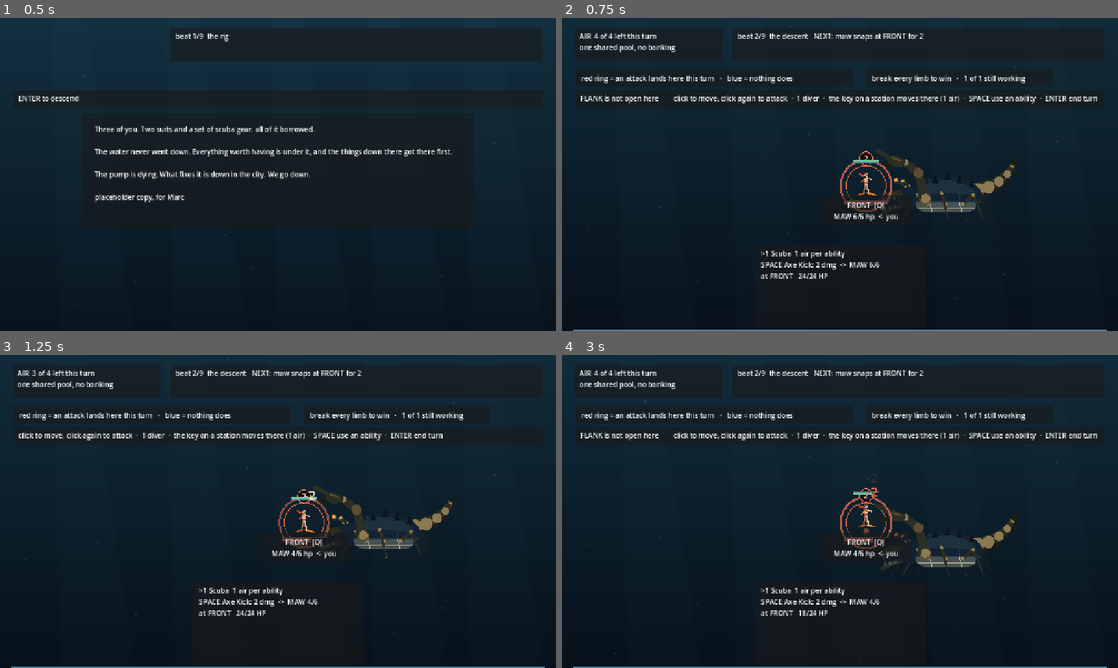
Above: before the commit, frames 1-4 (two rows, left to right).
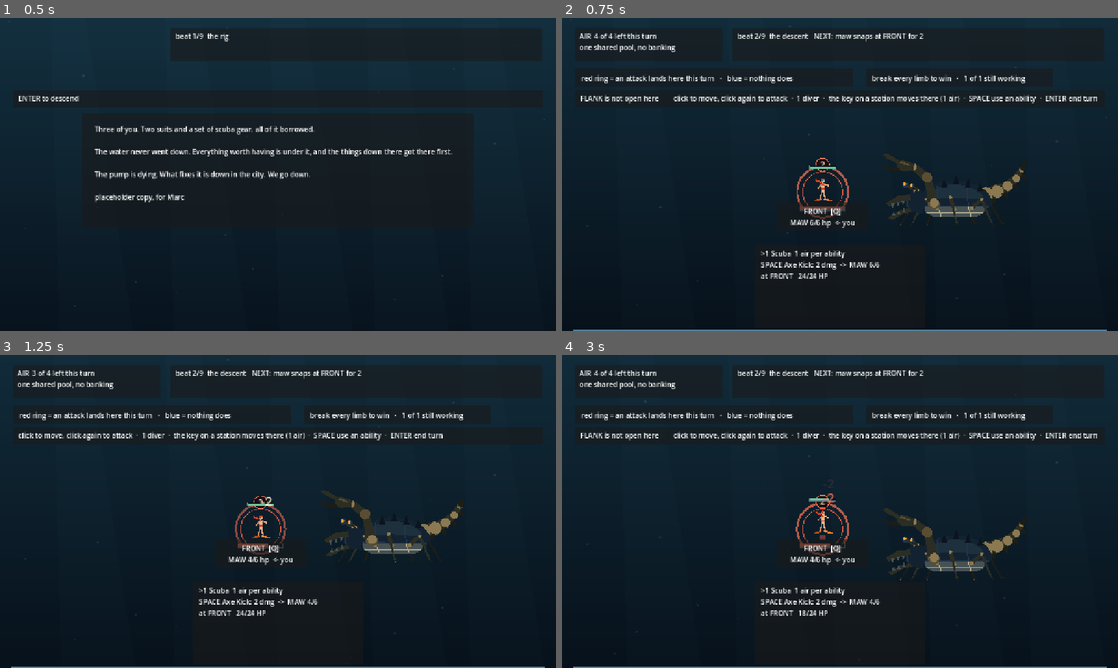
Above: after the commit, the same moments.

Repository: ImmortalDemonGod/salvage
Game: Godot game, scene res://game/main.tscn
Same seed, same stepped clock (60 frames per second), same inputs: the game is played once before the commit and once after it.
Inputs (mouse positions are in pixels of both pictures, inside the frame that each line leads up to):
- Up to frame 1 (0.5 s): no input
- Up to frame 2 (0.75 s): tap Enter at 0.5 s; move the mouse to (962, 158) at 0.52 s; hold W from 0.53 s (still down); tap 1 at 0.6 s; click (962, 158) at 0.67 s
- Up to frame 3 (1.25 s): keep holding W; tap Space at 0.77 s
- Up to frame 4 (3 s): release W at 1.25 s; tap Enter at 1.25, 2, 2.75 s; drag from (728, 527) to (812, 574) at 1.27 s; move the mouse to (895, 442) at 2.02 s; hold W 2.03-2.75 s; tap 3 at 2.1 s; drag from (812, 574) to (673, 464) at 2.77 s

Frame 1 is identical in both runs. In frame 2, 2.9% of the frame differs, in the area x 41-83%, y 41-68%; in frame 3, 2.9%; in frame 4, 3.0%, in the area x 41-83%, y 38-72%.

Commit message:
stand beside the enemy, not on it
Enlarging the creatures put the stations inside their bodies, so a diver
read as standing on the crab's back. The human playing it said exactly
that: "under the enemy looks like we are actually on top of them."

All four encounters now ring the body rather than sit in it, and the art
came back down a little from the size that caused it. The layout gate
caught two consequences immediately -- UNDER dropping into the card row,
and Proto5 drawn up into the HUD at 190 against a floor of 196 -- which is
what those two checks were written for.

The AIR LINE CUT floater was pinned to a fixed screen position and landed
on the legend panel. It floats over the board now.

Diff:
--- a/content/encounters.gd
+++ b/content/encounters.gd
@@ -20,8 +20,8 @@
 	# geography exists to complicate either (SPEC 2.7, one idea per beat).
 	"descent": {
 		"title": "something in the dark",
-		"art": {"kind": "crab", "scale": 150.0, "pos": [880, 320], "tint": [0.32, 0.38, 0.44]},
-		"places": {"0": [700, 386]},
+		"art": {"kind": "crab", "scale": 150.0, "pos": [900, 330], "tint": [0.32, 0.38, 0.44]},
+		"places": {"0": [600, 400]},
 		# TEACHING BEAT, exempt from the difficulty bands and from the
 		# dominant-station check by declaration, not by a silent special
 		# case. Its job is to establish that a turn is a budget and the
@@ -38,8 +38,8 @@
 	# Beat `fight1`. Three limbs, four stations, UNDER deliberately empty.
 	"crab": {
 		"title": "the hunter crab",
-		"art": {"kind": "crab", "scale": 176.0, "pos": [878, 322], "tint": [1.0, 1.0, 1.0]},
-		"places": {"0": [648, 386], "1": [752, 292], "2": [906, 424], "3": [1058, 322]},
+		"art": {"kind": "crab", "scale": 158.0, "pos": [872, 330], "tint": [1.0, 1.0, 1.0]},
+		"places": {"0": [610, 392], "1": [788, 244], "2": [900, 430], "3": [1122, 320]},
 		# TWO divers. One was tried and REFUTED by measurement: the crab
 		# became unwinnable (G2 0/40), casual fell to 5.2 percent, and
 		# UNDER went dead because a lone diver never has a reason to stand
@@ -88,8 +88,8 @@
 		"title": "the vent worm",
 		# a LONGER, thinner body: the stations sit further apart along it,
 		# so the board itself reads differently from the crab's
-		"art": {"kind": "worm", "scale": 205.0, "pos": [900, 300], "tint": [0.55, 0.85, 0.70]},
-		"places": {"0": [640, 366], "1": [858, 268], "2": [926, 424], "4": [300, 386]},
+		"art": {"kind": "worm", "scale": 188.0, "pos": [910, 312], "tint": [0.55, 0.85, 0.70]},
+		"places": {"0": [604, 386], "1": [886, 240], "2": [946, 430], "4": [286, 386]},
 		"party": 2,
 		# The drum is fitted before this fight, so it is declared HERE.
 		# While gear was a global set by the run, the bands measured the
@@ -134,8 +134,8 @@
 	# the umbilical rule and the HP overdraft finally bite.
 	"dredge": {
 		"title": "the dredge",
-		"art": {"kind": "dredge", "scale": 182.0, "pos": [890, 306], "tint": [0.72, 0.62, 0.42]},
-		"places": {"0": [686, 400], "1": [820, 276], "3": [1064, 356], "4": [300, 400]},
+		"art": {"kind": "dredge", "scale": 168.0, "pos": [884, 320], "tint": [0.72, 0.62, 0.42]},
+		"places": {"0": [614, 400], "1": [828, 256], "3": [1128, 350], "4": [286, 400]},
 		"party": 3,
 		"drum": true,
 		# UNDER is closed here. Every open station must either expose a limb
--- a/game/main.gd
+++ b/game/main.gd
@@ -341,7 +341,7 @@
 				if lb >= 0:
 					fx.add("ring", 0.5, _limb_at(lb), Vector2.ZERO, "SHUT DOWN", Color(0.55, 0.78, 0.95), -1, lb)
 			SfxEvents.Kind.CUT:
-				fx.add("float", 1.2, Vector2(210, 150), Vector2.ZERO, "AIR LINE CUT", HURT)
+				fx.add("float", 1.2, Vector2(DESIGN.x * 0.30, DESIGN.y * 0.42), Vector2.ZERO, "AIR LINE CUT", HURT)
 				fx.kick(0.35)
 			SfxEvents.Kind.DOWN:
 				if who >= 0:
